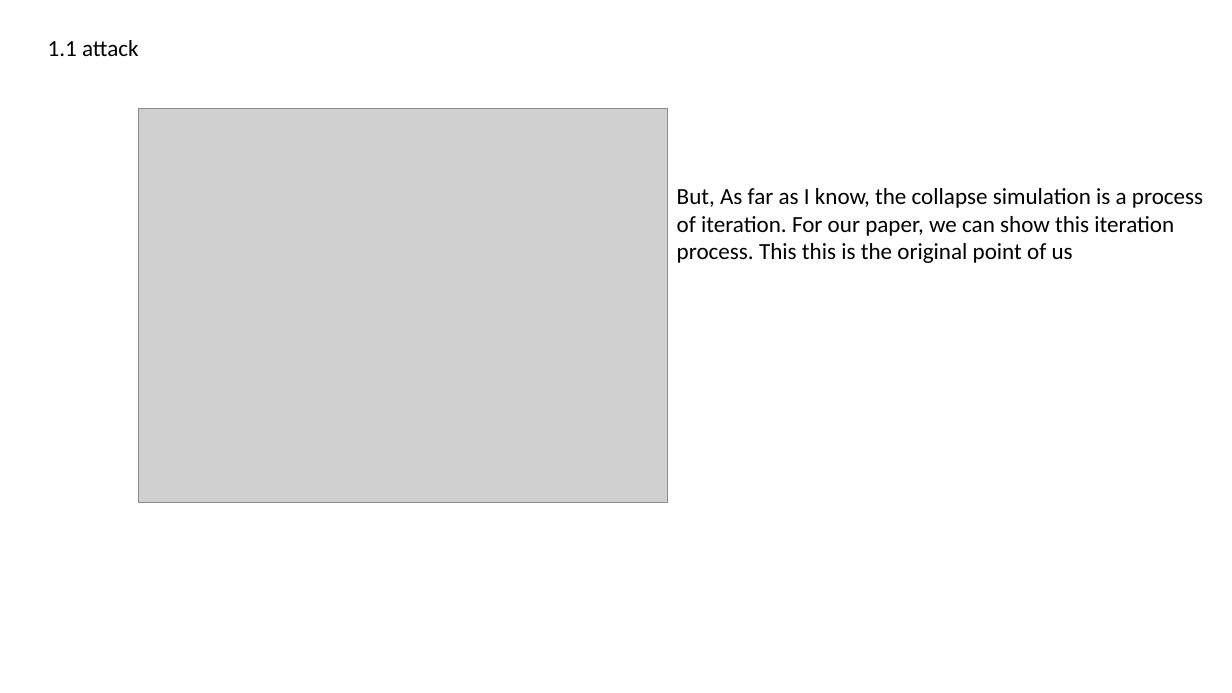
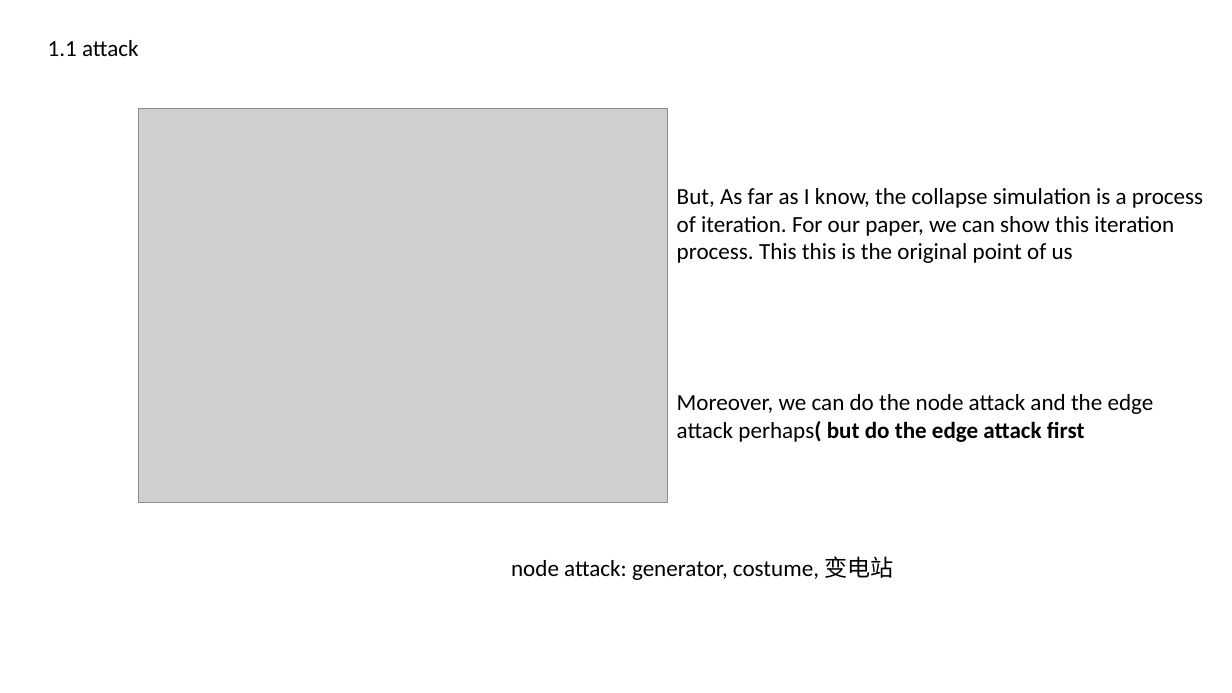
Before and after one commit to caojunyongnb/Network_Final, a slide deck: slide 3 of progress/1.pptx. Drawn at 1232x693 pixels with LibreOffice and Linux fonts; fonts in the diff are those of the drawing; grey boxes stand for pictures. Boxes give left, top, right and bottom in pixels: in the first picture for what was removed or moved away, otherwise in the second. Text is boxed around its words. In the diff, an @@ line names an element or a change of style, - is before the commit and + after.

```diff
--- a/progress/1.pptx
+++ b/progress/1.pptx
@@ text added at [677, 394, 1154, 442], 18 pt, text #000000 @@
+Moreover, we can do the node attack and the edge attack perhaps( but do the edge attack first
@@ text added at [511, 556, 894, 580], 18 pt, text #000000 @@
+node attack: generator, costume, 变电站
```
Also in this commit, not shown: 1 other slide changed, 2 other files.
